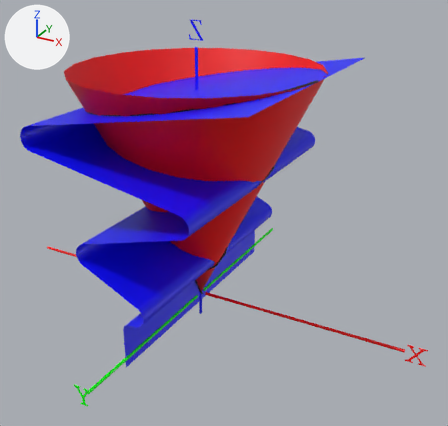
The FBX model public/assets/Intersecciones/Conico Exp.fbx as it was, and as the next commit left it.
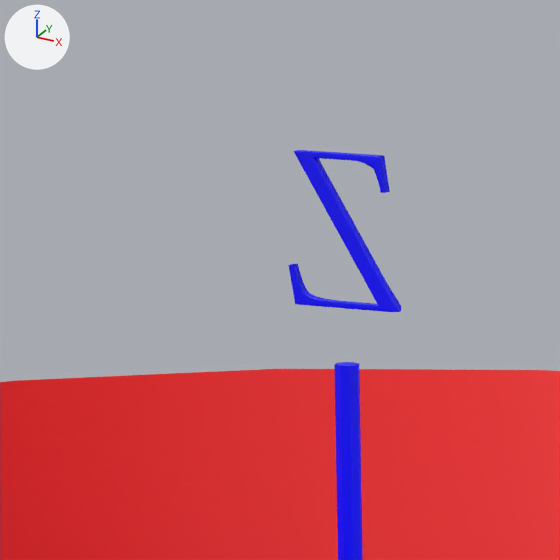
The first picture shows the older version from a 50 mm camera at (1.77, -2.91, 2.04) aimed at (0.18, -0.03, 0.6). The close-ups show both versions on the part from 34% to 50% of the width and 0% to 17% of the height of that picture; other places that the commit changed are outside them. Arrows for +X, +Y and +Z are at upper left; the lights stay in place. Where no turn or scale is listed for an object, it has been applied to the vertices.

The scene before the commit, as lines of its bpy script (objects in view):
```python
me_mesh_002 = bpy.data.meshes.new('Mesh.002')
me_mesh_002.from_pydata(...)  # 101 vertices, 100 faces; spans x -0.704..0.704, y -0.704..0.704, z 0.0..1.409
me_mesh_002.materials.append(mat_rojoa)  # red #ff0000
me_mesh_003 = bpy.data.meshes.new('Mesh.003')
me_mesh_003.from_pydata(...)  # an 8-sided cylinder along z spanning x -0.01..0.01, y -0.01..0.01, z 0.0..1.46; an 8-sided cylinder along z spanning x -0.01..0.01, y -0.01..0.01, z -0.21..-0.04
me_mesh_003.materials.append(mat_azul)  # blue #0000ff
me_mesh_007 = bpy.data.meshes.new('Mesh.007')
me_mesh_007.from_pydata(...)  # 1226 vertices, 1224 faces; spans x -11.8..12.4, y -12.8..15.8, z 0.0..1.7
me_mesh_007.materials.append(mat_azul)  # blue #0000ff
ob_eje_z_1 = bpy.data.objects.new('eje-Z.1', me_mesh_003)
ob_eje_z_1.location = (0.0, 0.0, 0.06)
ob_polysurface1 = bpy.data.objects.new('polySurface1', me_mesh_002)
ob_polysurface1.location = (0.0, 0.0, 0.0)
ob_z = bpy.data.objects.new('Z', me_mesh_007)
ob_z.location = (0.0, 0.0, 1.6037)
ob_z.rotation_euler = (1.571, 0.0, 0.0)  # degrees (90, 0, 0)
ob_z.scale = (0.00356, 0.00356, 0.00356)
```
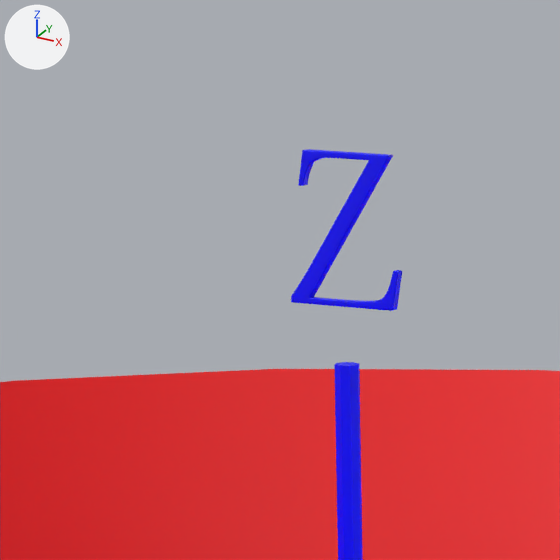
What differs and where, as boxes (x1, y1, x2, y2) in the close-ups (560 x 560 px):
'Z', turned
    before: (289, 150, 401, 312)
    after: (291, 149, 402, 311)

The change, as a diff of the scene's bpy script:
```diff
--- a/public/assets/Intersecciones/Conico Exp.fbx.py
+++ b/public/assets/Intersecciones/Conico Exp.fbx.py
@@ ob_z @@
 ob_z.location = (0.0, 0.0, 1.6037)
-ob_z.rotation_euler = (1.571, 0.0, 0.0)  # degrees (90, 0, 0)
+ob_z.rotation_euler = (1.571, 0.0, 3.142)  # degrees (90, 0, 180)
 ob_z.scale = (0.00356, 0.00356, 0.00356)
```
